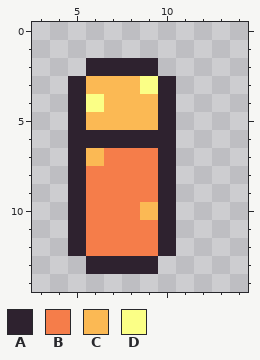
Two versions of one pixel-art file, graphics/interfaces/ammo.aseprite. Above is the file before it was changed.
16x16 pixels, 1 frame. Shown: x 3..14, y 0..14.
Palette (. is transparent): A #2e222f  B #f57d4a  C #fbb954  D #fbff86
And afterwards:
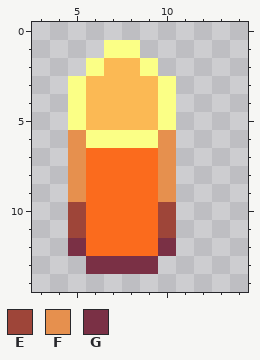
Colours new in this view: E #9e4539  F #e6904e  G #7a3045
Edits made:
Colour B changes from #f57d4a to #fb6b1d.
The edit turns colour C into colour B in row 7 at x 6; in row 10 at x 9.
The edit turns colour A into colour C in row 2 at x 7 to 8.
The edit turns colour D into colour C in row 3 at x 9; in row 4 at x 6.
There is now colour D in row 1 at x 7 to 8.
The edit turns colour A into colour D in row 2 at x 6 and 9; in rows 3 to 5 at x 5 and 10; in row 6 at x 6 to 9.
The edit turns colour A into colour E in rows 10 to 11 at x 5 and 10.
The edit turns colour A into colour F in rows 6 to 9 at x 5 and 10.
The edit turns colour A into colour G in row 12 at x 5 and 10; in row 13 at x 6 to 9.
Boxes around the changes in both pictures, in picture pixels (x1, y1, x2, y2):
changed: (68, 40, 176, 274)
